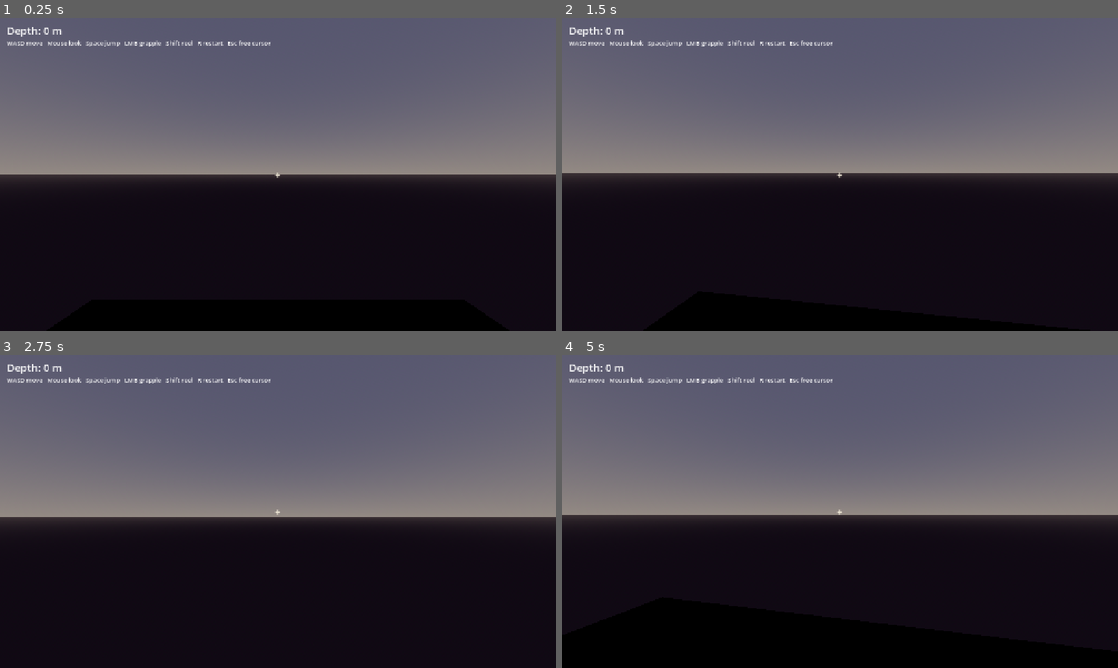
Above: before the commit, frames 1-4 (two rows, left to right).
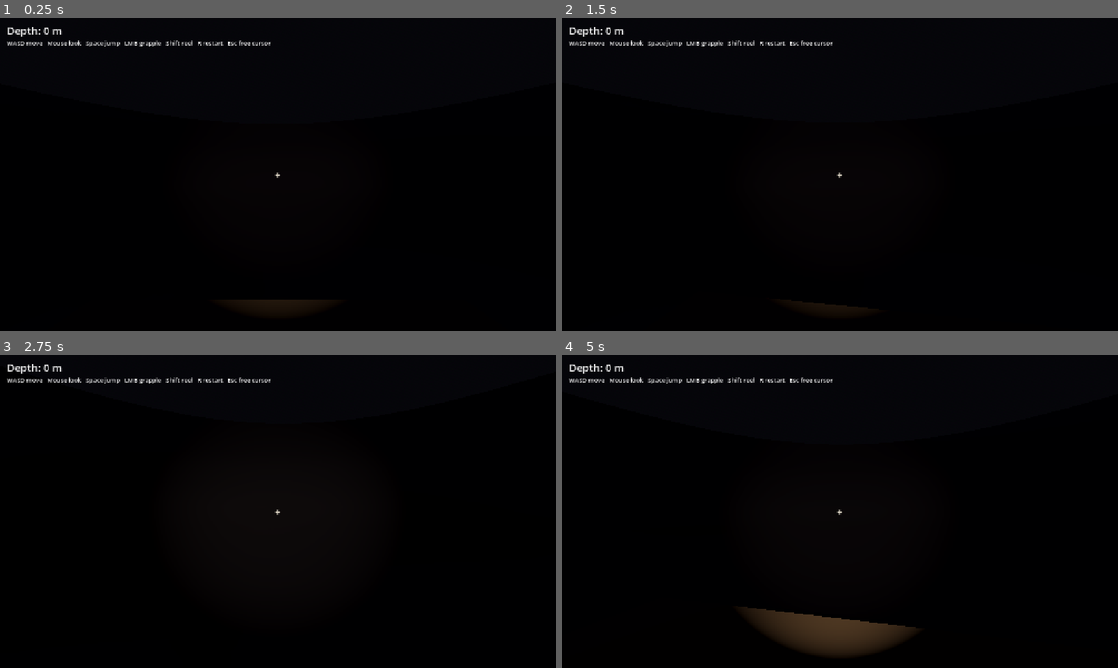
Above: after the commit, the same moments.

Repository: CallumHYoung/ash
Game: Godot game, scene res://scenes/main.tscn
The game is run twice, just before and just after one commit, with the same random seed, the same clock (stepped at 60 frames per second) and the same inputs.
Inputs (mouse positions are in pixels of both pictures, inside the frame that each line leads up to):
- Up to frame 1 (0.25 s): no input
- Up to frame 2 (1.5 s): tap Enter at 0.5 s; move the mouse to (867, 174) at 0.52 s; hold W (move_forward) from 0.53 s (still down); click (867, 174) at 0.6 s; tap Space (jump) at 0.77 s; tap R (restart) at 1.25 s; move the mouse to (812, 174) at 1.27 s; tap Shift (reel) at 1.35 s
- Up to frame 3 (2.75 s): keep holding W (move_forward); tap Space (jump) at 1.52 s; move the mouse to (289, 505) at 2.02 s; click (289, 505) at 2.1 s
- Up to frame 4 (5 s): keep holding W (move_forward); tap R (restart) at 2.75, 4.25 s; move the mouse to (834, 517) at 2.77 s; tap Shift (reel) at 2.85, 4.35 s; click (834, 517) at 2.92 s; tap Space (jump) at 3.02, 3.77, 4.52 s; move the mouse to (878, 514) at 3.52 s; click (878, 514) at 3.6 s; move the mouse to (795, 508) at 4.27 s

The runs differ from the first frame. In frame 1, 54% of the frame differs, in the area x 0-100%, y 0-94%; in frame 2, 54%; in frame 3, 56%; in frame 4, 58%, in the area x 0-100%, y 0-96%.

Commit message:
Add lighting system, open-top cavern, and double-sided walls
The sealed cavern was pitch black because the directional Sun couldn't
reach inside and the previous sky-source ambient resolved to nearly zero
against the procedural sky's dark ground colors.

- Player gains a camera-mounted SpotLight3D flashlight for primary
  illumination as they descend.
- Environment switches to color-source ambient with a low cool fill plus
  subtle volumetric fog; the now-unused Sun is removed.
- Cavern procedurally spawns OmniLight3D torches along the wall, sampling
  the same noise as the mesh so each fixture sits flush on the displaced
  surface.
- New `open_top` flag (default on) skips the top cap so the rim opens to
  the sky like a real sinkhole.
- Wall material is set to CULL_DISABLED so the interior surface is
  visible from inside regardless of triangle winding.

Co-Authored-By: Claude Opus 4.7 (1M context) <noreply@anthropic.com>

Diff:
--- a/scenes/main.tscn
+++ b/scenes/main.tscn
@@ -18,19 +18,19 @@
 background_mode = 2
 sky = SubResource("Sky_1")
 ambient_light_source = 2
-ambient_light_energy = 1.1
+ambient_light_color = Color(0.09, 0.1, 0.14, 1)
+ambient_light_energy = 0.6
 tonemap_mode = 2
+fog_enabled = true
+fog_light_color = Color(0.04, 0.04, 0.06, 1)
+fog_light_energy = 0.5
+fog_density = 0.012
 
 [node name="Main" type="Node3D"]
 script = ExtResource("1_main")
 
 [node name="WorldEnvironment" type="WorldEnvironment" parent="."]
 environment = SubResource("Environment_1")
-
-[node name="Sun" type="DirectionalLight3D" parent="."]
-transform = Transform3D(1, 0, 0, 0, 0, -1, 0, 1, 0, 0, 100, 0)
-light_energy = 1.4
-shadow_enabled = true
 
 [node name="Cavern" type="StaticBody3D" parent="."]
 script = ExtResource("4_cavern")
--- a/scenes/player.tscn
+++ b/scenes/player.tscn
@@ -17,4 +17,14 @@
 fov = 80.0
 near = 0.05
 
+[node name="Flashlight" type="SpotLight3D" parent="Camera3D"]
+transform = Transform3D(1, 0, 0, 0, 1, 0, 0, 0, 1, 0, -0.1, -0.1)
+light_color = Color(1, 0.94, 0.82, 1)
+light_energy = 5.0
+shadow_enabled = true
+spot_range = 75.0
+spot_attenuation = 1.4
+spot_angle = 38.0
+spot_angle_attenuation = 0.6
+
 [node name="RopeLine" type="MeshInstance3D" parent="."]
--- a/scripts/cavern.gd
+++ b/scripts/cavern.gd
@@ -19,6 +19,16 @@
 @export var bulge_amplitude: float = 2.5: set = _set_bulge_amplitude
 @export var bulge_frequency: float = 3.0: set = _set_bulge_frequency
 @export_range(0.5, 4.0, 0.1) var noise_vertical_stretch: float = 1.6: set = _set_noise_vertical_stretch
+@export var open_top: bool = true: set = _set_open_top
+
+@export_group("Torches")
+@export_range(0, 40) var torch_count: int = 12: set = _set_torch_count
+@export var torch_color: Color = Color(1.0, 0.55, 0.22): set = _set_torch_color
+@export_range(0.0, 20.0, 0.1) var torch_energy: float = 5.0: set = _set_torch_energy
+@export_range(1.0, 80.0, 0.5) var torch_range: float = 32.0: set = _set_torch_range
+@export var torch_inset: float = 1.0: set = _set_torch_inset
+
+@export_group("")
 @export var rebuild_now: bool = false: set = _set_rebuild_now
 
 var _mesh_instance: MeshInstance3D = null
@@ -110,12 +120,14 @@
 			st.add_index(i00); st.add_index(i10); st.add_index(i01)
 			st.add_index(i01); st.add_index(i10); st.add_index(i11)
 
-	# Top cap (normals point -Y, visible from below).
-	for s in range(seg):
-		var s2: int = (s + 1) % seg
-		st.add_index(top_center_idx)
-		st.add_index(s)
-		st.add_index(s2)
+	# Top cap (normals point -Y, visible from below). Skipped when `open_top`
+	# leaves the rim exposed to the sky, like a real sinkhole.
+	if not open_top:
+		for s in range(seg):
+			var s2: int = (s + 1) % seg
+			st.add_index(top_center_idx)
+			st.add_index(s)
+			st.add_index(s2)
 
 	# Bottom cap (normals point +Y, visible from above).
 	var base_idx: int = ring_count * seg
@@ -132,10 +144,76 @@
 		_material = StandardMaterial3D.new()
 		_material.albedo_color = Color(0.18, 0.16, 0.2, 1)
 		_material.roughness = 0.95
+	# Render both sides — saves us debating winding, and means the wall stays
+	# visible if the player ever pops out the open top and looks back in.
+	_material.cull_mode = BaseMaterial3D.CULL_DISABLED
 	mesh.surface_set_material(0, _material)
 
 	_mesh_instance.mesh = mesh
 	_collision.shape = mesh.create_trimesh_shape()
+
+	_build_torches(noise)
+
+
+func _sample_wall_radius(noise: FastNoiseLite, t: float, theta: float) -> float:
+	var inv_stretch: float = 1.0 / max(0.1, noise_vertical_stretch)
+	var y: float = top_y - t * height
+	var bulge: float = sin(t * PI * bulge_frequency) * bulge_amplitude
+	var n_val: float = noise.get_noise_3dv(Vector3(cos(theta), y * inv_stretch, sin(theta)))
+	return base_radius + bulge + n_val * displacement
+
+
+func _build_torches(noise: FastNoiseLite) -> void:
+	var existing := get_node_or_null("Torches")
+	if existing != null:
+		existing.free()
+	if torch_count <= 0:
+		return
+
+	var torches_root := Node3D.new()
+	torches_root.name = "Torches"
+	add_child(torches_root)
+
+	var sphere := SphereMesh.new()
+	sphere.radius = 0.22
+	sphere.height = 0.44
+	sphere.radial_segments = 12
+	sphere.rings = 8
+
+	var glow_mat := StandardMaterial3D.new()
+	glow_mat.albedo_color = torch_color
+	glow_mat.emission_enabled = true
+	glow_mat.emission = torch_color
+	glow_mat.emission_energy_multiplier = 6.0
+	glow_mat.shading_mode = BaseMaterial3D.SHADING_MODE_UNSHADED
+
+	var rng := RandomNumberGenerator.new()
+	rng.seed = noise_seed * 1009 + 7
+
+	for i in range(torch_count):
+		var t: float = (i + 0.5) / float(torch_count)
+		var y: float = top_y - t * height
+		# Alternate sides plus jitter so torches feel hand-placed.
+		var theta: float = (PI if i % 2 == 1 else 0.0) + rng.randf_range(-0.9, 0.9) + i * 0.13
+		var dx: float = cos(theta)
+		var dz: float = sin(theta)
+		var wall_r: float = _sample_wall_radius(noise, t, theta)
+		var torch_r: float = max(0.5, wall_r - torch_inset)
+		var pos := Vector3(dx * torch_r, y, dz * torch_r)
+
+		var light := OmniLight3D.new()
+		light.position = pos
+		light.light_color = torch_color
+		light.light_energy = torch_energy
+		light.omni_range = torch_range
+		light.omni_attenuation = 1.6
+		torches_root.add_child(light)
+
+		var glow := MeshInstance3D.new()
+		glow.mesh = sphere
+		glow.material_override = glow_mat
+		glow.position = pos
+		torches_root.add_child(glow)
 
 
 func _set_noise_seed(v: int) -> void: noise_seed = v; _queue_rebuild()
@@ -150,6 +228,12 @@
 func _set_bulge_amplitude(v: float) -> void: bulge_amplitude = v; _queue_rebuild()
 func _set_bulge_frequency(v: float) -> void: bulge_frequency = v; _queue_rebuild()
 func _set_noise_vertical_stretch(v: float) -> void: noise_vertical_stretch = v; _queue_rebuild()
+func _set_open_top(v: bool) -> void: open_top = v; _queue_rebuild()
+func _set_torch_count(v: int) -> void: torch_count = v; _queue_rebuild()
+func _set_torch_color(v: Color) -> void: torch_color = v; _queue_rebuild()
+func _set_torch_energy(v: float) -> void: torch_energy = v; _queue_rebuild()
+func _set_torch_range(v: float) -> void: torch_range = v; _queue_rebuild()
+func _set_torch_inset(v: float) -> void: torch_inset = v; _queue_rebuild()
 func _set_rebuild_now(_v: bool) -> void:
 	rebuild_now = false
 	if is_inside_tree():
